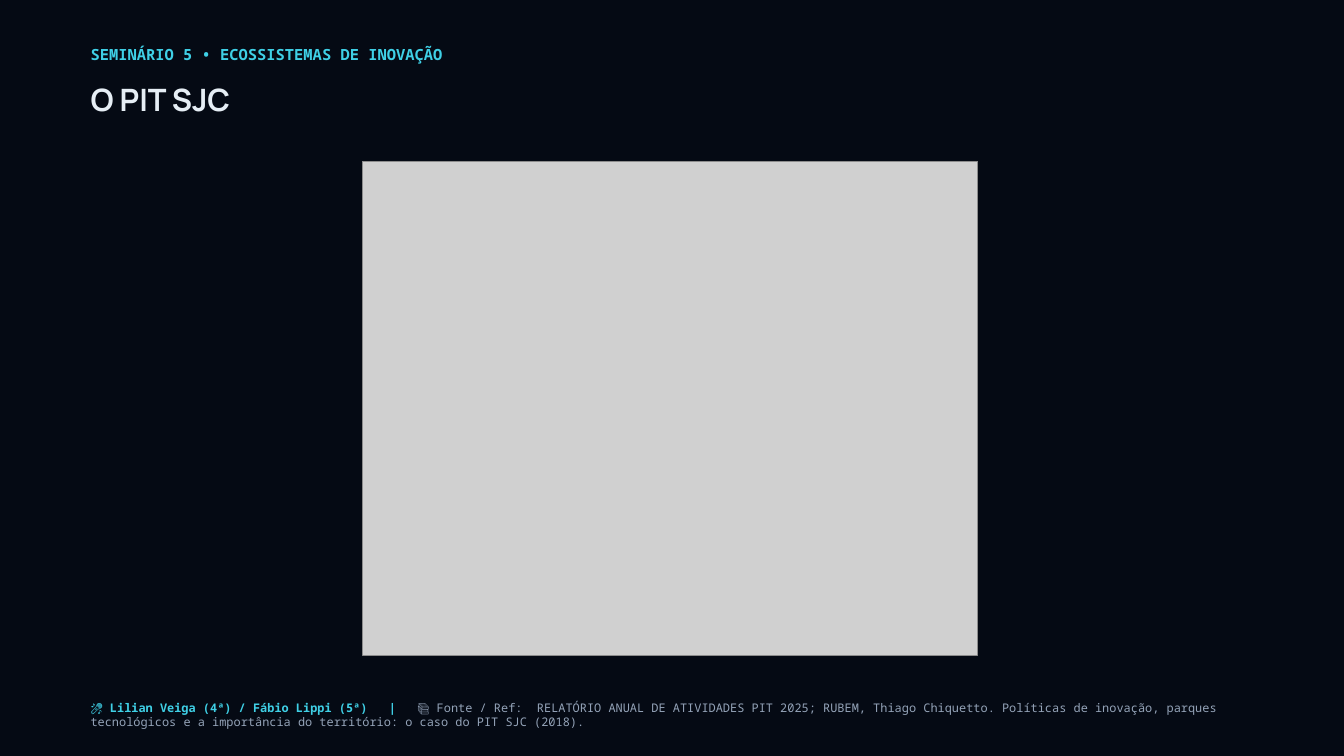
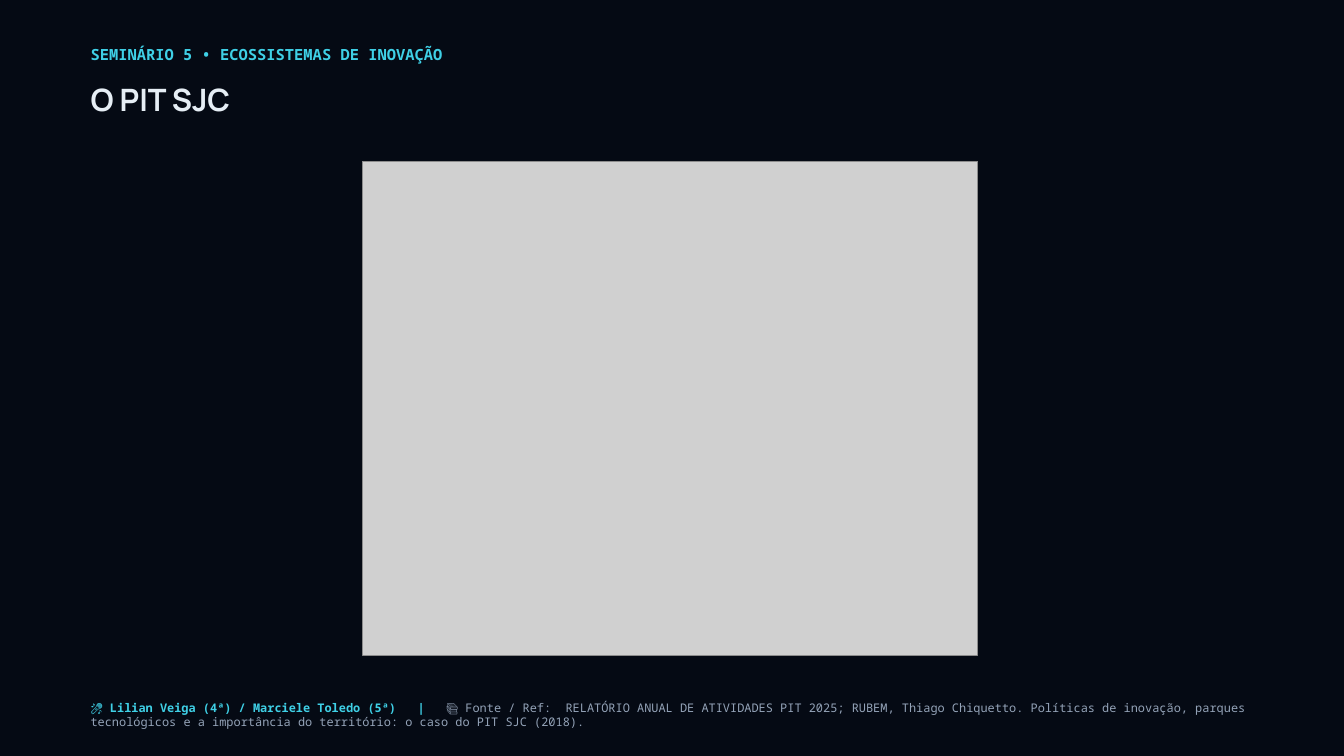
Before and after one commit to josuejofre/seminario-ecossistema-inovacao-pit, a slide deck: slide 30 of Seminario_5_Ecossistemas_Inovacao_Master.pptx. Drawn at 1344x756 pixels with LibreOffice and Linux fonts; fonts in the diff are those of the drawing; grey boxes stand for pictures. Boxes give left, top, right and bottom in pixels: in the first picture for what was removed or moved away, otherwise in the second. Text is boxed around its words. In the diff, an @@ line names an element or a change of style, - is before the commit and + after.

Commit message:
fix: update Bloco 5 presenter for Quinta-feira from Fabio Lippi to Marciele Toledo

```diff
--- a/Seminario_5_Ecossistemas_Inovacao_Master.pptx
+++ b/Seminario_5_Ecossistemas_Inovacao_Master.pptx
@@ text at <box>91,701,1245,729</box>: text changed @@
-🎤 Lilian Veiga (4ª) / Fábio Lippi (5ª) | 📚 Fonte / Ref: RELATÓRIO ANUAL DE ATIVIDADES PIT 2025; RUBEM, Thiago Chiquetto. Políticas de inovação, parques tecnológicos e a importância do território: o caso do PIT SJC (2018).
+🎤 Lilian Veiga (4ª) / Marciele Toledo (5ª) | 📚 Fonte / Ref: RELATÓRIO ANUAL DE ATIVIDADES PIT 2025; RUBEM, Thiago Chiquetto. Políticas de inovação, parques tecnológicos e a importância do território: o caso do PIT SJC (2018).
```
Also in this commit, not shown: 9 other slides changed, 3 other files.
